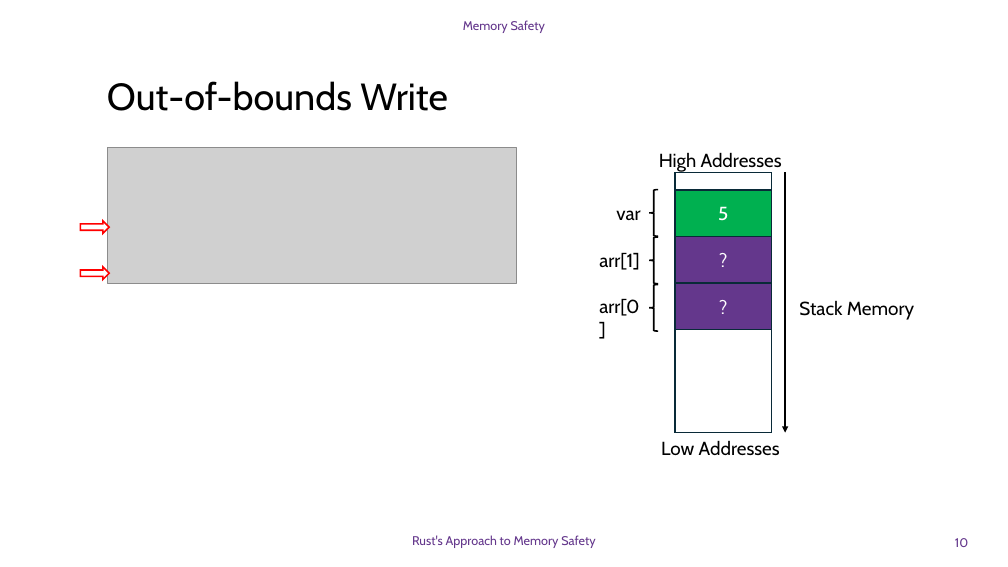
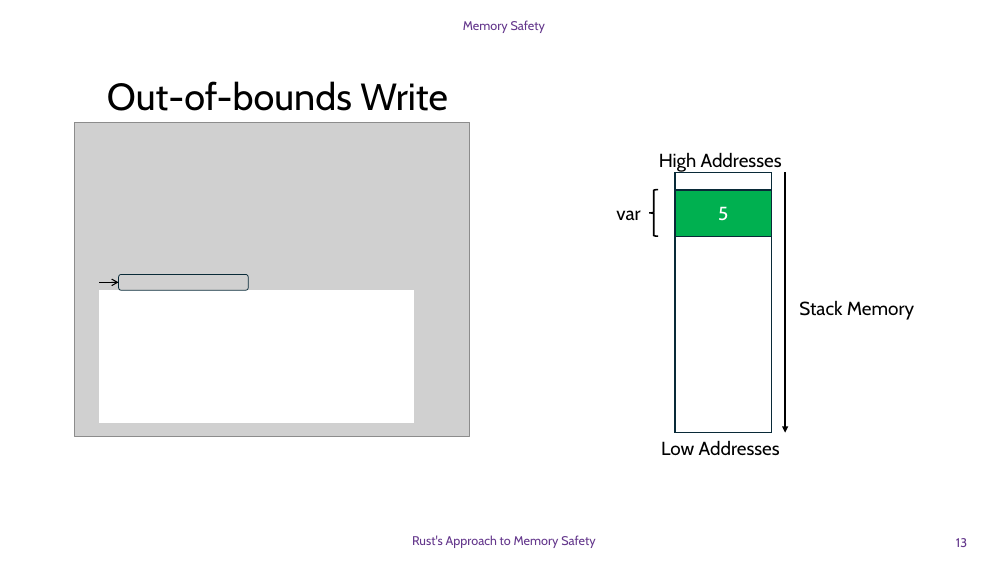
Before and after one commit to DavidGinfo/c-runtime-vs-rust-compiletime, a slide deck: slide 13 of Memory_Safety_Rust.pptx (slide 10 before the commit). Drawn at 1008x567 pixels with LibreOffice and Linux fonts; fonts in the diff are those of the drawing; grey boxes stand for pictures; background and template pictures are left out. Boxes give left, top, right and bottom in pixels: in the first picture for what was removed or moved away, otherwise in the second. Text is boxed around its words. In the diff, an @@ line names an element or a change of style, - is before the commit and + after.

```diff
--- a/Memory_Safety_Rust.pptx
+++ b/Memory_Safety_Rust.pptx
@@ picture added at (74,123,470,437) @@
@@ picture removed at (108,147,516,284) @@
@@ right arrow removed at (80,221,109,234) @@
@@ left brace removed at (650,237,659,284) @@
@@ rectangle removed at (675,237,772,284) @@
-?
@@ right arrow removed at (80,267,109,280) @@
@@ text removed at (599,252,639,270) @@
-arr[1]
@@ rectangle added at (100,291,413,422), fill #FFFFFF, outline #FFFFFF 1.5 pt @@
@@ arrow added from (100, 282) to (119, 282), #000000 1 pt @@
@@ rounded rectangle added at (119,274,249,290), outline #092A39 0.75 pt @@
@@ text removed at (599,298,639,316) @@
-arr[0]
@@ left brace removed at (650,284,659,331) @@
@@ rectangle removed at (675,284,772,330) @@
-?
@@ page number at (956,538,967,547): text changed @@
-10
+13
```
Also in this commit, not shown: 13 other slides changed, 15 slides added, 1 slide removed.
